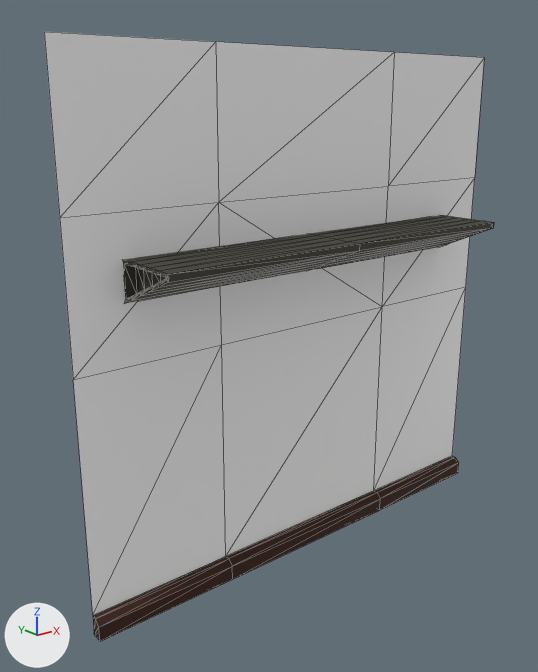
The glTF model assets/models/environment/wall_shelf.glb as it was, and as the next commit left it.
Before and after are seen from a 50 mm camera at (-16.41, -3.64, 2.14) aimed at (-13.28, 0.27, 0.58). The lights are fixed; the arrows at lower left show +X, +Y and +Z. Mesh edges are drawn as thin lines. Where no turn or scale is listed for an object, it has been applied to the vertices.

Names of what the first picture shows: 'Cube.001', 'wall-1-flat'.
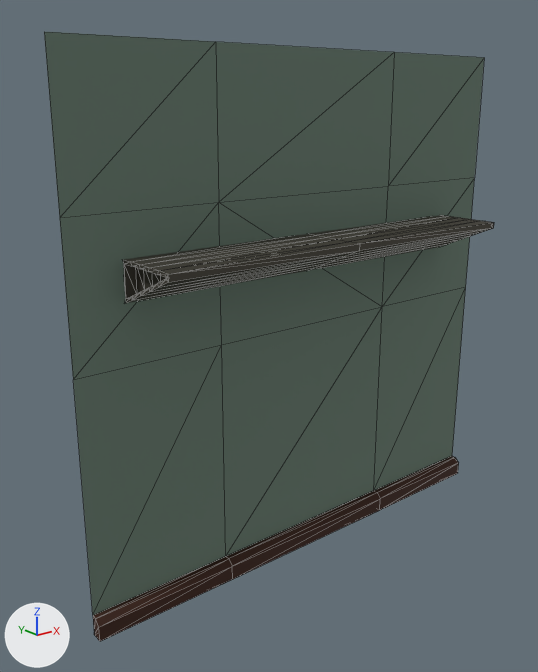
The newer file is also turned or shifted as a whole; pictures and numbers use the older file's frame.

Changed parts and their boxes (x1, y1, x2, y2) in the pictures (538 x 672 px):
'wall-1-flat', recoloured: (44, 32, 484, 619) in both

Edits to the bpy script that builds the scene:
```text
Change mat_wall1:
    mat_wall1.base_color: (1.0, 1.0, 1.0) -> (0.181, 0.256, 0.205)  # white #ffffff -> grey #768a7d
```
